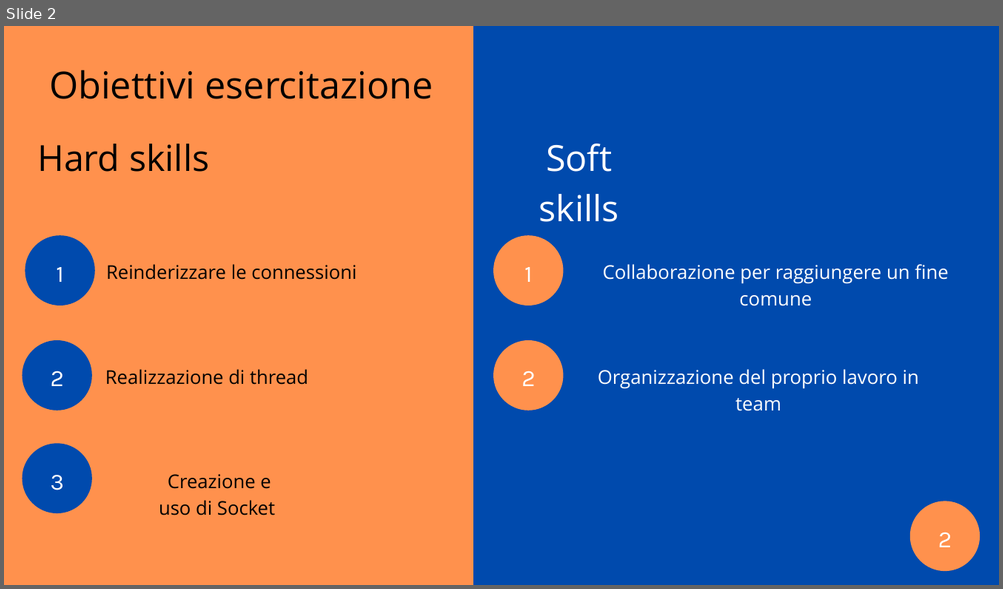
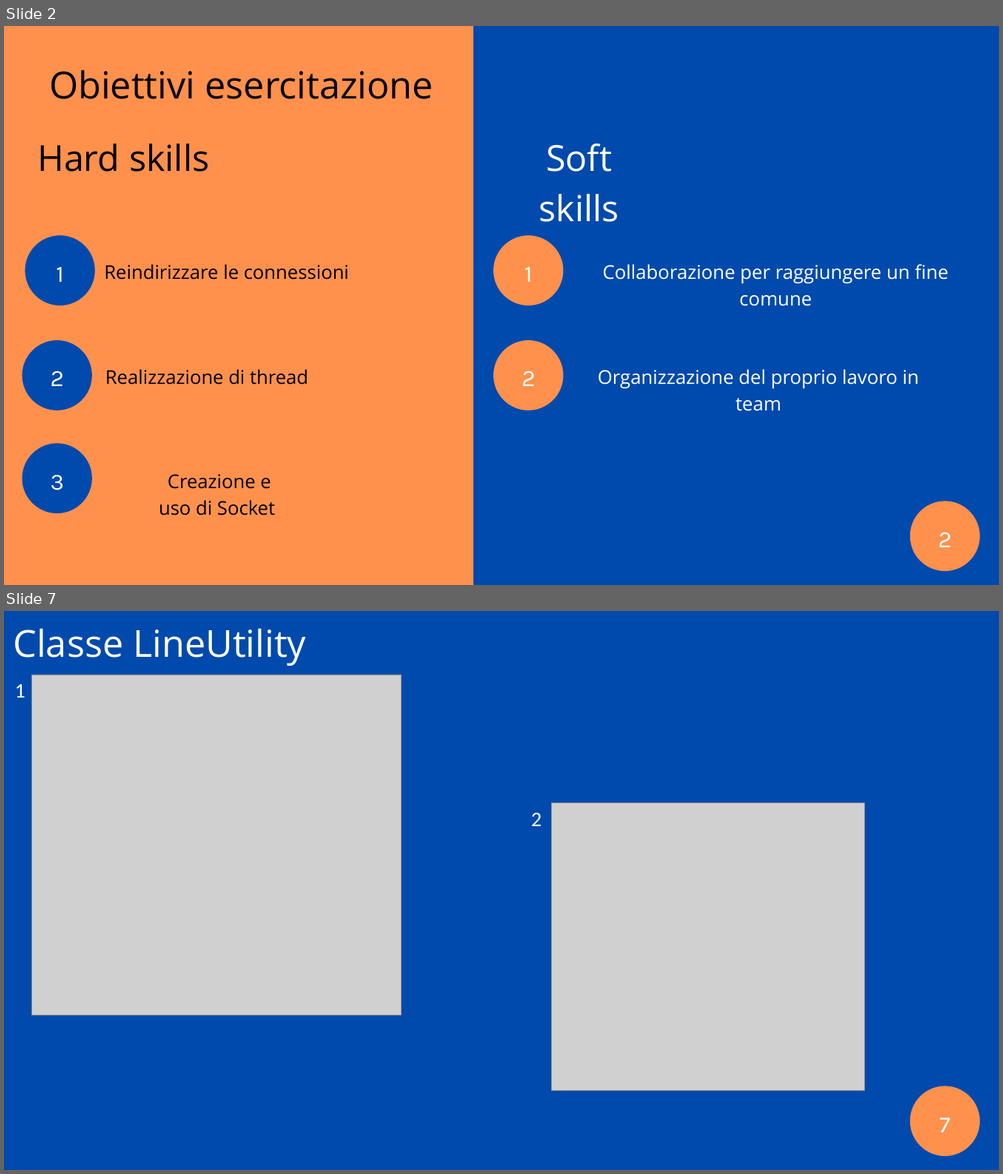
Before and after one commit to ilcors-dev/gruppo-reti, a slide deck: esercitazione_1/documents/Esercitazione 1.pptx. Shown one above the other, each under a label of ours: slide 2 before the commit, slides 2 and 7 after it; the slides between them are not shown. The pictures are 1003x589 and 1003x1174 pixels, drawn with LibreOffice and Linux fonts; fonts in the diff are those of the drawing; grey boxes stand for pictures. Boxes give left, top, right and bottom in pixels: in the first picture for what was removed or moved away, otherwise in the second. Text is boxed around its words. In the diff, an @@ line names an element or a change of style, - is before the commit and + after.

```diff
--- a/esercitazione_1/documents/Esercitazione 1.pptx
+++ b/esercitazione_1/documents/Esercitazione 1.pptx
@@ slide 7 added at bbox=[4, 611, 999, 1170], background #FFFFFF @@
@@ freeform shape added at bbox=[4, 611, 999, 1170], fill #004AAD @@
@@ text added at bbox=[14, 628, 306, 666], 54 pt, text #FFFFFF @@
+Classe LineUtility
@@ picture added at bbox=[31, 675, 401, 1015] @@
@@ text added at bbox=[15, 684, 25, 698], 30 pt, text #FFFFFF @@
+1
@@ picture added at bbox=[551, 803, 864, 1091] @@
@@ text added at bbox=[531, 813, 541, 826], 30 pt, text #FFFFFF @@
+2
@@ freeform shape added at bbox=[910, 1086, 979, 1156], fill #FF914D @@
@@ text added at bbox=[939, 1118, 950, 1133], 33.5 pt, text #FFFFFF @@
+7
@@ slide 2 changed as well @@
@@ text at bbox=[104, 264, 349, 280]: text changed @@
-Reinderizzare le connessioni
+Reindirizzare le connessioni
```
Also in this commit, not shown: 6 other slides changed, 1 other slide added, 1 other file.
